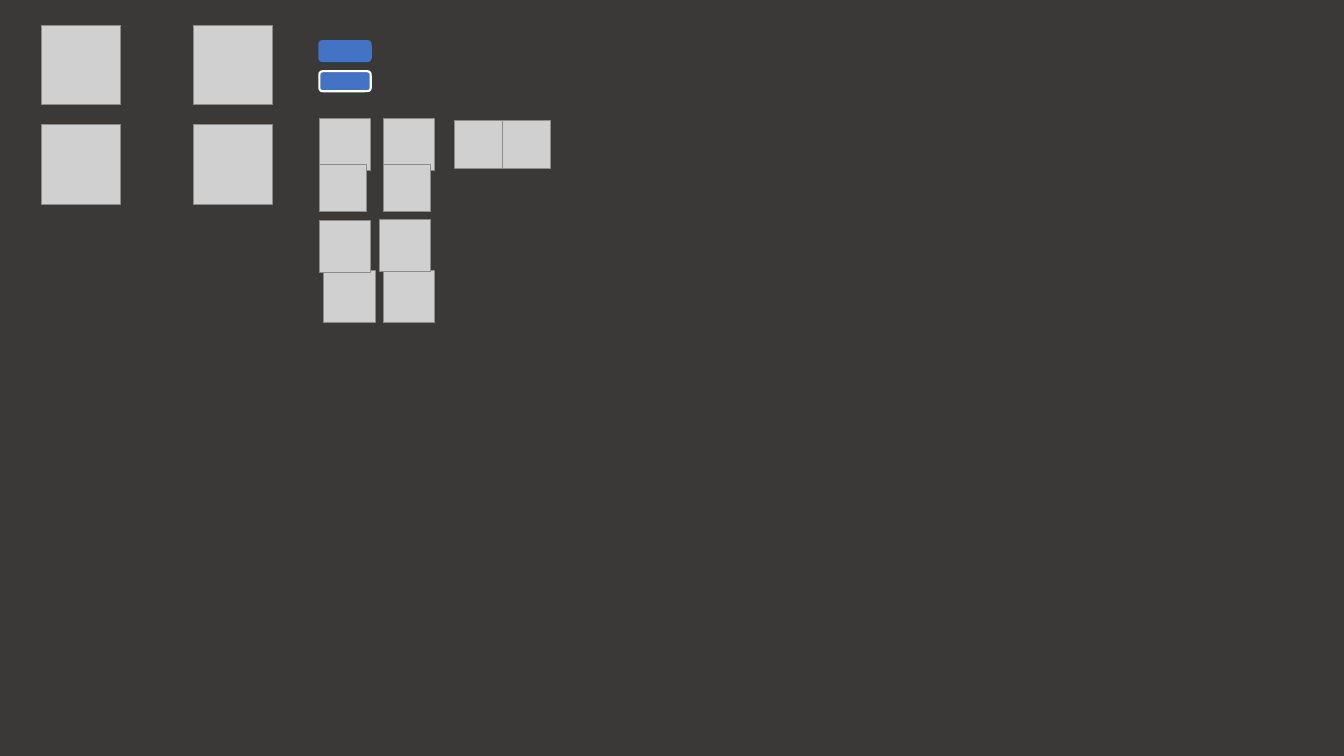
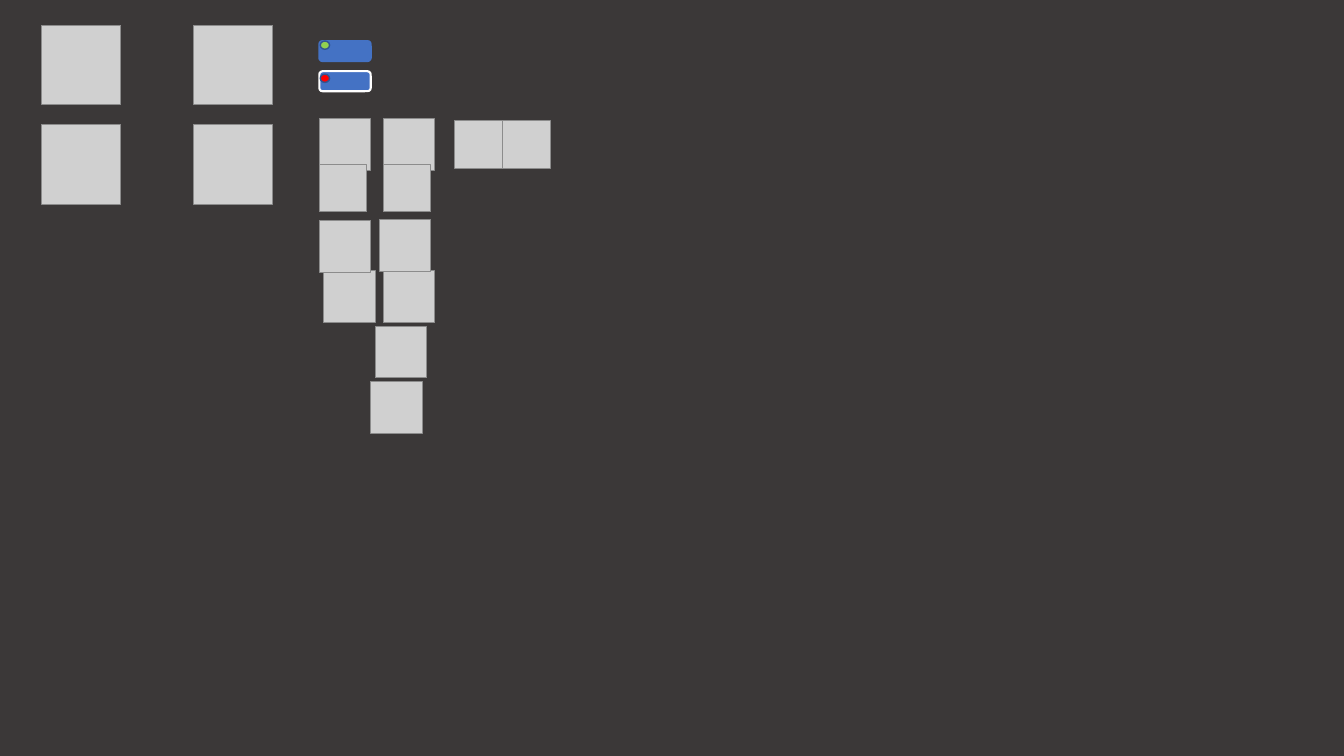
Before and after one commit to WilliamCJUD/Monifence_v_william, a slide deck: slide 1 of creacion imagenes.pptx. Drawn at 1344x756 pixels with LibreOffice and Linux fonts; fonts in the diff are those of the drawing; grey boxes stand for pictures. Boxes give left, top, right and bottom in pixels: in the first picture for what was removed or moved away, otherwise in the second. Text is boxed around its words. In the diff, an @@ line names an element or a change of style, - is before the commit and + after.

```diff
--- a/creacion imagenes.pptx
+++ b/creacion imagenes.pptx
@@ ellipse added at bbox=[321, 41, 330, 49], fill #92D050, outline #325491 1 pt @@
@@ ellipse added at bbox=[321, 75, 330, 83], fill #FF0000, outline #325491 1 pt @@
@@ picture added at bbox=[375, 327, 426, 378] @@
@@ picture added at bbox=[371, 382, 422, 434] @@
```
Also in this commit, not shown: 9 other files.
